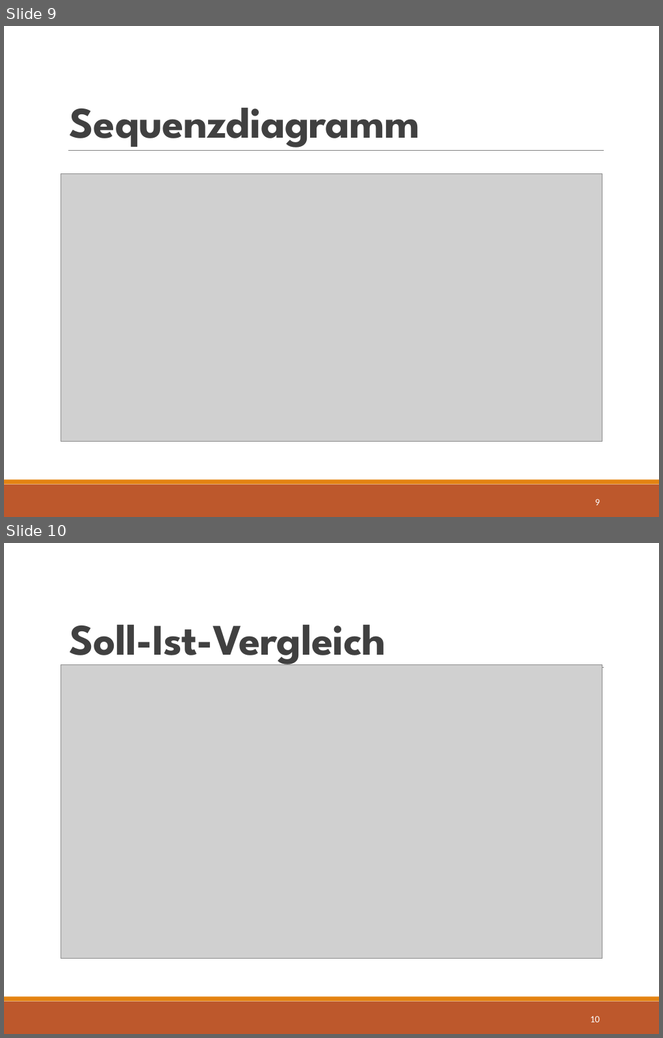
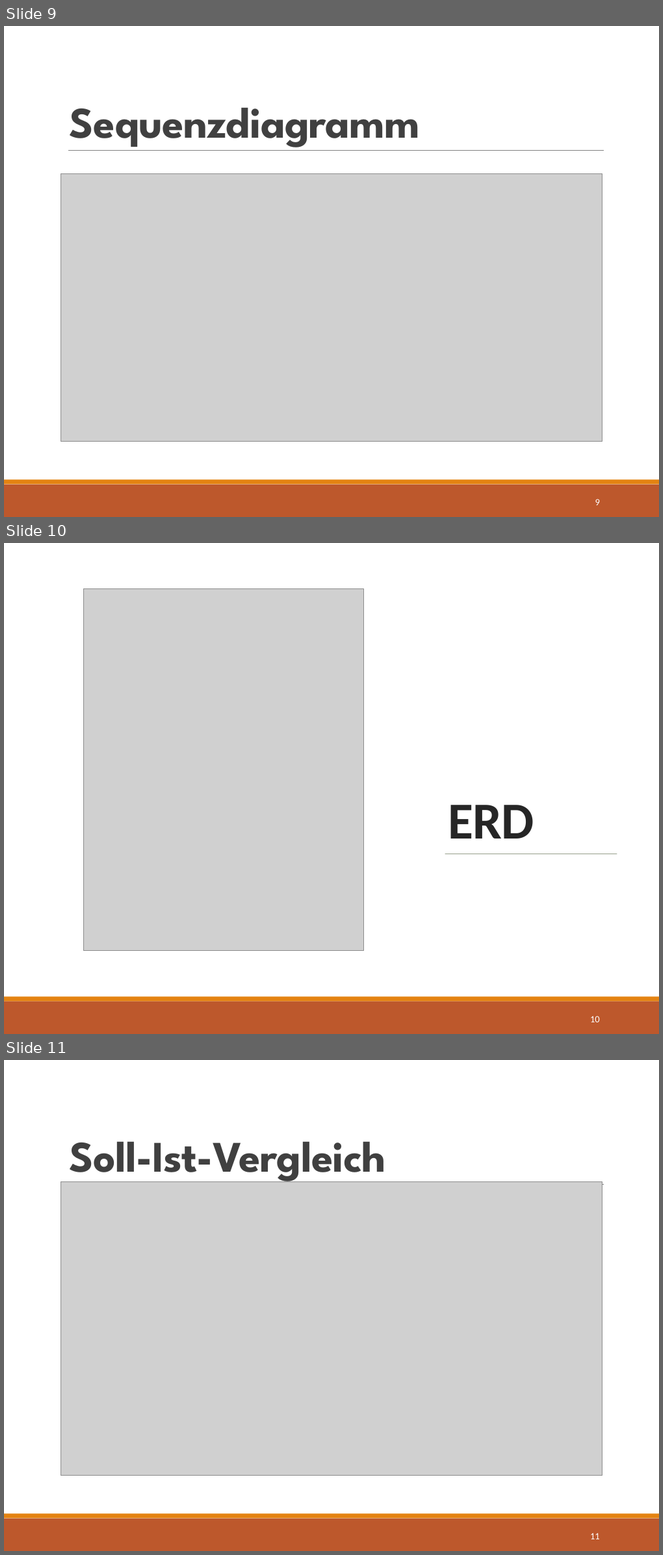
Before and after one commit to Dusty0071/OberstufenProjekt, a slide deck: Präsentation/FIA63-Gruppe#3-PRAES.pptx. Shown one above the other, each under a label of ours: slides 9 and 10 before the commit, slides 9, 10 and 11 after it. The pictures are 663x1038 and 663x1555 pixels, drawn with LibreOffice and Linux fonts; fonts in the diff are those of the drawing; grey boxes stand for pictures. Boxes give left, top, right and bottom in pixels: in the first picture for what was removed or moved away, otherwise in the second. Text is boxed around its words. In the diff, an @@ line names an element or a change of style, - is before the commit and + after.

Commit message:
ERD in Präsi

```diff
--- a/Präsentation/FIA63-Gruppe#3-PRAES.pptx
+++ b/Präsentation/FIA63-Gruppe#3-PRAES.pptx
@@ slide 10 added at [4, 543, 659, 1034], background #FFFFFF @@
@@ rectangle added at [4, 543, 659, 997], fill #FFFFFF @@
@@ picture added at [84, 589, 364, 951] @@
@@ title added at [448, 805, 534, 839], 57 pt, text #262626, bold @@
+ERD
@@ line added from (445, 854) to (617, 854), #637052 0.5 pt @@
@@ rectangle added at [4, 997, 659, 1002], fill #E48312 @@
@@ rectangle added at [4, 1002, 659, 1034], fill #BD582C @@
@@ page number added at [590, 1016, 600, 1023], 10.5 pt, text #FFFFFF @@
+10
@@ what was slide 10 is now slide 11 @@
@@ page number at [590, 1533, 600, 1540]: text changed @@
-10
+11
```
